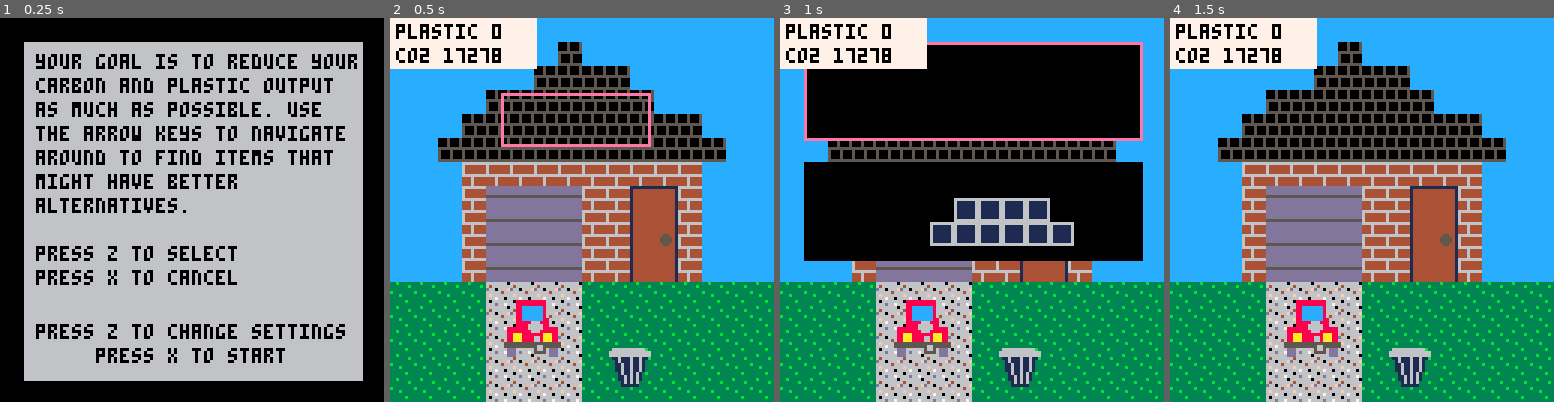
Above: before the commit, frames 1-4 (left to right).
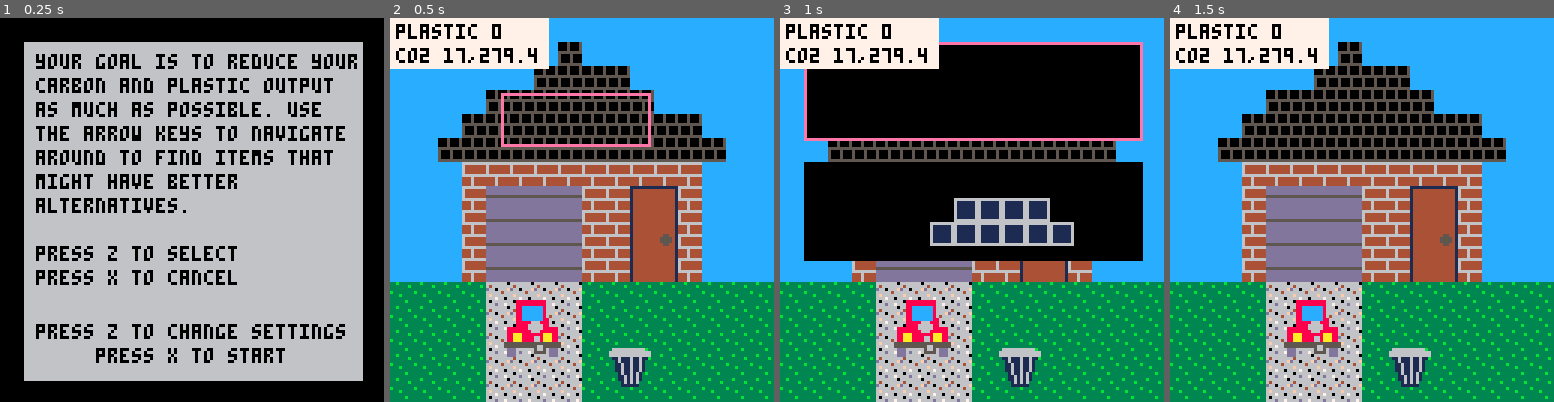
Above: after the commit, the same moments.

Repository: EmilyRagan/senior-project
Game: PICO-8 cartridge carts/home.p8
Same seed, same stepped clock (60 frames per second), same inputs: the game is played once before the commit and once after it.
Inputs:
- Up to frame 1 (0.25 s): no input
- Up to frame 2 (0.5 s): tap X (X key) at 0.33 s
- Up to frame 3 (1 s): tap O (Z key) at 0.7 s
- Up to frame 4 (1.5 s): tap X (X key) at 1.07 s

Frame 1 is identical in both runs. In frame 2, 0.7% of the frame differs, in the area x 20-42%, y 0-14%; in frame 3, 0.7%; in frame 4, 0.7%.

Commit message:
avoid integer overflow by counting thousands separately

Diff:
--- a/carts/home.p8
+++ b/carts/home.p8
@@ -60,7 +60,10 @@
           sprite_width = 6,
           x = 38,
           y = 26,
-          carbon = flr(5384 * settings[2].value)
+          carbon = {
+            addition = 5384,
+            multiplier = settings[2].value
+          }
         },
         {
           -- solar panels
@@ -70,7 +73,10 @@
           x = 38,
           y = 26,
           -- TODO: more realistic carbon value for how solar panels impact home energy usage
-          carbon = flr(2500 * settings[2].value)
+          carbon = {
+            addition = 2500,
+            multiplier = settings[2].value
+          }
         },
       }
     },
@@ -98,7 +104,10 @@
           sprite_width = 3,
           x = 36,
           y = 92,
-          carbon = flr(11141 * settings[1].value)
+          carbon = {
+            addition = 11141,
+            multiplier = settings[1].value
+          }
         },
         {
           -- electric car
@@ -108,7 +117,10 @@
           x = 36,
           y = 92,
           -- TODO: find more accurate electric car manufacturing carbon value
-          carbon = flr(5000 * settings[1].value)
+          carbon = {
+            addition = 5000,
+            multiplier = settings[1].value
+          }
         },
         {
           -- bike
@@ -118,7 +130,10 @@
           x = 36,
           y = 100,
           -- TODO: find more accurate bike manufacturing carbon value
-          carbon = flr(10 * settings[1].value)
+          carbon = {
+            addition = 10,
+            multiplier = settings[1].value
+          }
         }
       }
     },
@@ -137,7 +152,10 @@
             multiplier = 1,
             addition = 0
           },
-          carbon = flr(692 * settings[2].value)
+          carbon = {
+            addition = 692,
+            multiplier = settings[2].value
+          }
         },
         {
           -- trash and recycling
@@ -151,7 +169,10 @@
             multiplier = 0.9,
             addition = 0
           },
-          carbon = flr(401 * settings[2].value)
+          carbon = {
+            addition = 401,
+            multiplier = settings[2].value
+          }
         }
       }
     }
@@ -241,7 +262,11 @@
           x = 20,
           y = 20,
           multiplier = 1.5,
-          carbon = flr(59.6 * settings[2].value), -- kg CO2 per kg beef, but how much beef does the average american eat in a year?
+          carbon = {
+            -- kg CO2 per kg beef, but how much beef does the average american eat in a year?
+            addition = 59.6,
+            multiplier = settings[2].value
+          }
         },
         {
           -- poultry
@@ -251,7 +276,11 @@
           x = 20,
           y = 20,
           multiplier = 2,
-          carbon = flr(6.1 * settings[2].value), -- kg CO2 per kg poultry, but how much poultry does the average american eat in a year?
+          carbon = {
+            -- kg CO2 per kg poultry, but how much poultry does the average american eat in a year?
+            addition = 6.1,
+            multiplier = settings[2].value
+          }
         }
       }
     },
@@ -281,7 +310,11 @@
           x = 60,
           y = 12,
           multiplier = 2,
-          carbon = flr(2.8 * settings[2].value), -- kg CO2 per kg milk, needs convert to liquid, how much milk does the average american consume in a year?
+          carbon = {
+            -- kg CO2 per kg milk, needs convert to liquid, how much milk does the average american consume in a year?
+            addition = 2.8,
+            multiplier = settings[2].value
+          }
           -- also plastic value?
         },
         {
@@ -292,7 +325,11 @@
           x = 60,
           y = 12,
           multiplier = 2,
-          carbon = flr(1 * settings[2].value), -- kg CO2 per kg milk, needs convert to liquid, how much milk does the average american consume in a year?
+          carbon = {
+            -- kg CO2 per kg milk, needs convert to liquid, how much milk does the average american consume in a year?
+            addition = 1,
+            multiplier = settings[2].value
+          }
           -- plastic value?
         }
       }
@@ -506,6 +543,7 @@
 
 function drawHeadsUpDisplay()
   local co2 = 0
+  local co2X1000 = 0
   local plasticBase = 0
   local plasticMultiplier = 1
   local lists = {outdoor_interactives, kitchen_interactives, bathroom_interactives, refrigerator_interactives}
@@ -514,16 +552,35 @@
     local list = lists[i]
     for idx, val in ipairs(list)
     do
-      local carbonVal = val.options[val.current].carbon
+      local carbonVals = val.options[val.current].carbon
       local plasticVals = val.options[val.current].plastic
-      if (carbonVal != nil)
+      if (carbonVals != nil)
       then
-        co2 += carbonVal
+        local carbonAdd = carbonVals.addition
+        local carbonMult = carbonVals.multiplier
+        if (carbonMult != nil)
+        then
+          carbonMult = 1
+        end
+        if (carbonAdd != nil)
+        then
+          for i = 1, carbonMult
+          do
+            co2 += carbonAdd
+            if (co2 > 1000)
+            then
+              local thousands = flr(co2 / 1000)
+              local underThousand = co2 - (1000 * thousands)
+              co2X1000 += thousands
+              co2 = underThousand
+            end
+          end
+        end
       end
       if (plasticVals != nil)
       then
-        local plasticAdd = val.options[val.current].plastic.addition
-        local plasticMult = val.options[val.current].plastic.multiplier
+        local plasticAdd = plasticVals.addition
+        local plasticMult = plasticVals.multiplier
         if (plasticAdd != nil)
         then
           plasticBase += plasticAdd
@@ -537,12 +594,10 @@
   end
 
   color(7)
-  rectfill(0, 0, 48, 16)
+  rectfill(0, 0, 52, 16)
   color(0)
-  print('co2', 2, 10)
-  print(co2, 18, 10)
-  print('plastic', 2, 2)
-  print(plasticBase * plasticMultiplier, 34, 2)
+  print('plastic '..plasticBase * plasticMultiplier, 2, 2)
+  print('co2 '..co2X1000..','..co2, 2, 10)
 end
 
 function drawInstructions()
